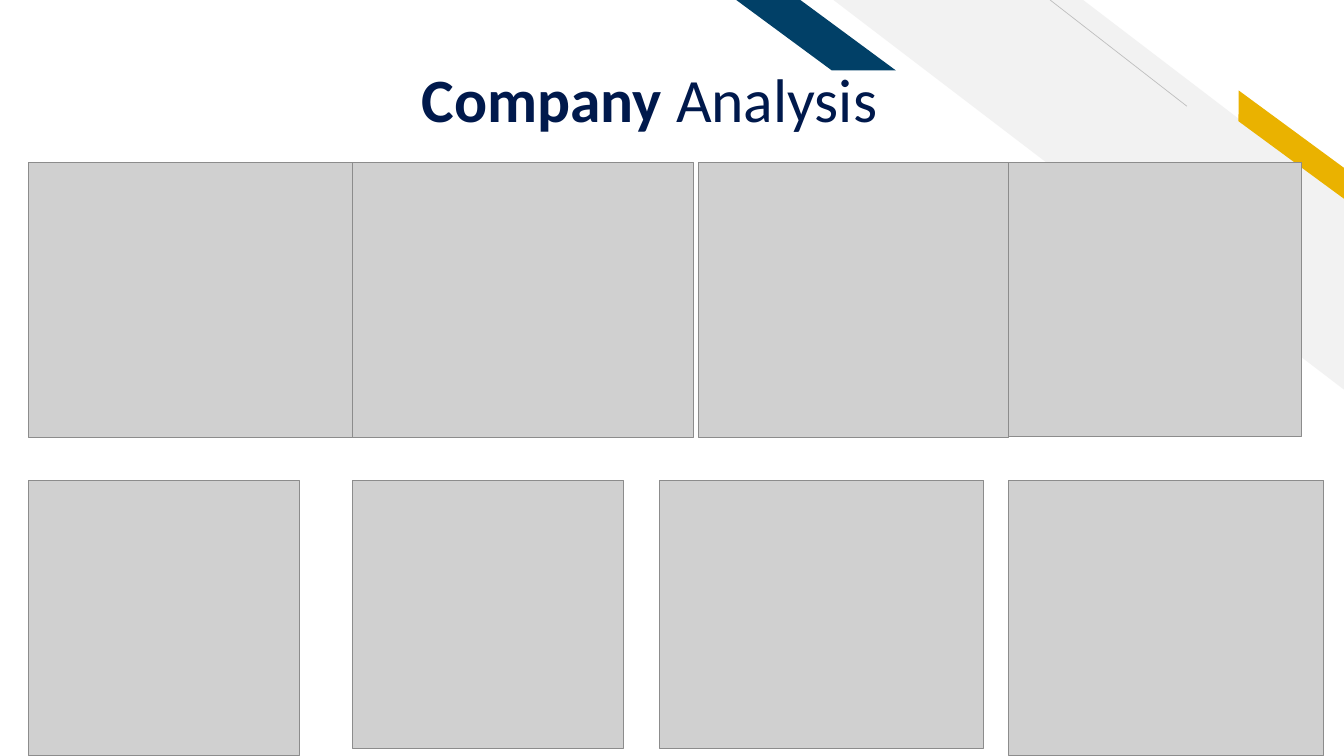
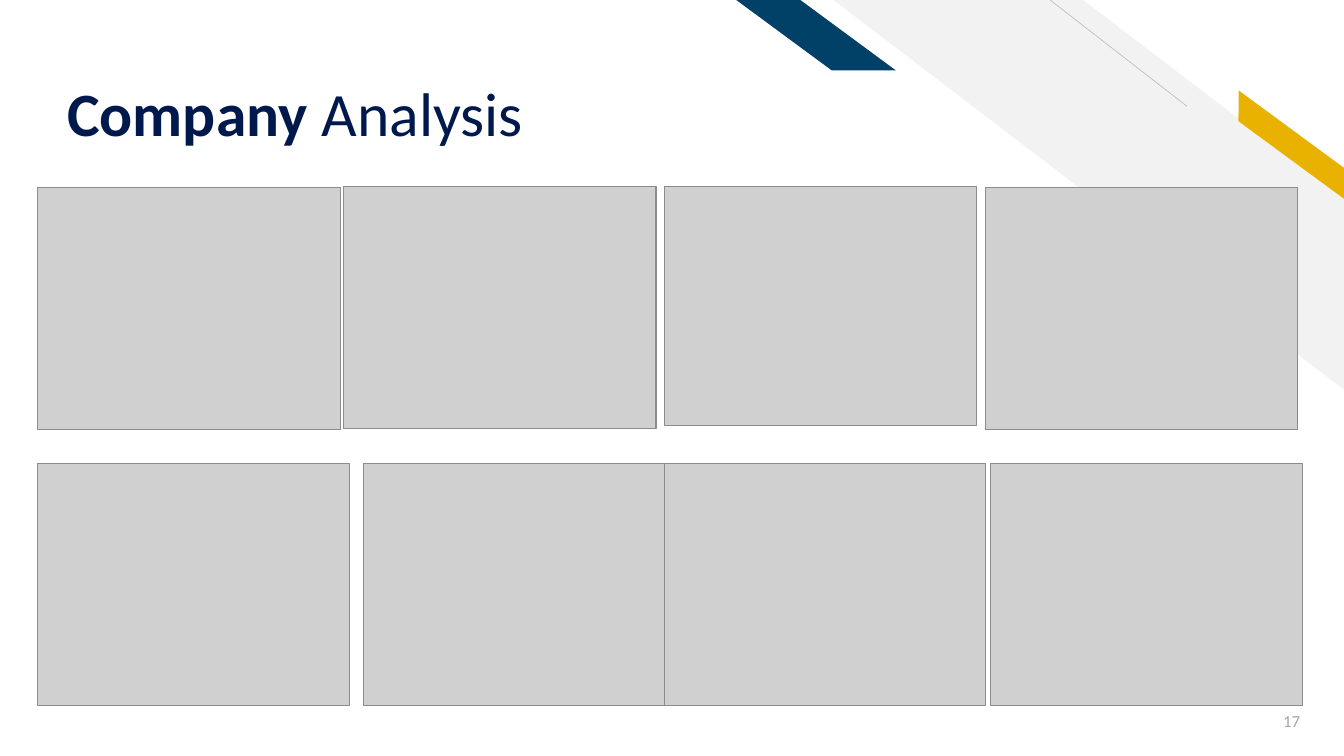
Before and after one commit to sethrpaniagua/Twitter-Sentament-Analysis, a slide deck: slide 17 of ML Group Project_Sentiment Analysis of Twitter Data (1).pptx (slide 16 before the commit). Drawn at 1344x756 pixels with LibreOffice and Linux fonts; fonts in the diff are those of the drawing; grey boxes stand for pictures. Boxes give left, top, right and bottom in pixels: in the first picture for what was removed or moved away, otherwise in the second. Text is boxed around its words. In the diff, an @@ line names an element or a change of style, - is before the commit and + after.

```diff
--- a/ML Group Project_Sentiment Analysis of Twitter Data (1).pptx
+++ b/ML Group Project_Sentiment Analysis of Twitter Data (1).pptx
@@ title "Company Analysis": place and size @@
-title "Company Analysis" at [421, 79, 877, 132]
+title "Company Analysis" at [67, 93, 523, 146]
@@ title "Company Analysis" at [67, 93, 523, 146]: alignment centre to left @@
@@ picture: place and size @@
-picture at [28, 162, 353, 437]
+picture at [37, 188, 341, 430]
@@ picture: place and size @@
-picture at [353, 162, 695, 438]
+picture at [344, 187, 656, 429]
@@ picture: place and size @@
-picture at [699, 162, 1009, 438]
+picture at [665, 187, 978, 425]
@@ picture: place and size @@
-picture at [1009, 163, 1302, 438]
+picture at [986, 188, 1299, 430]
@@ picture: place and size @@
-picture at [28, 480, 299, 756]
+picture at [37, 464, 349, 706]
@@ picture: place and size @@
-picture at [353, 480, 624, 748]
+picture at [364, 464, 665, 706]
@@ picture: place and size @@
-picture at [659, 480, 984, 748]
+picture at [665, 464, 986, 706]
@@ picture: place and size @@
-picture at [1009, 480, 1325, 756]
+picture at [990, 464, 1303, 706]
@@ page number added at [1283, 716, 1300, 727], 12 pt, text #A5A5A5 @@
+17
```
Also in this commit, not shown: 9 other slides changed, 1 slide added.
